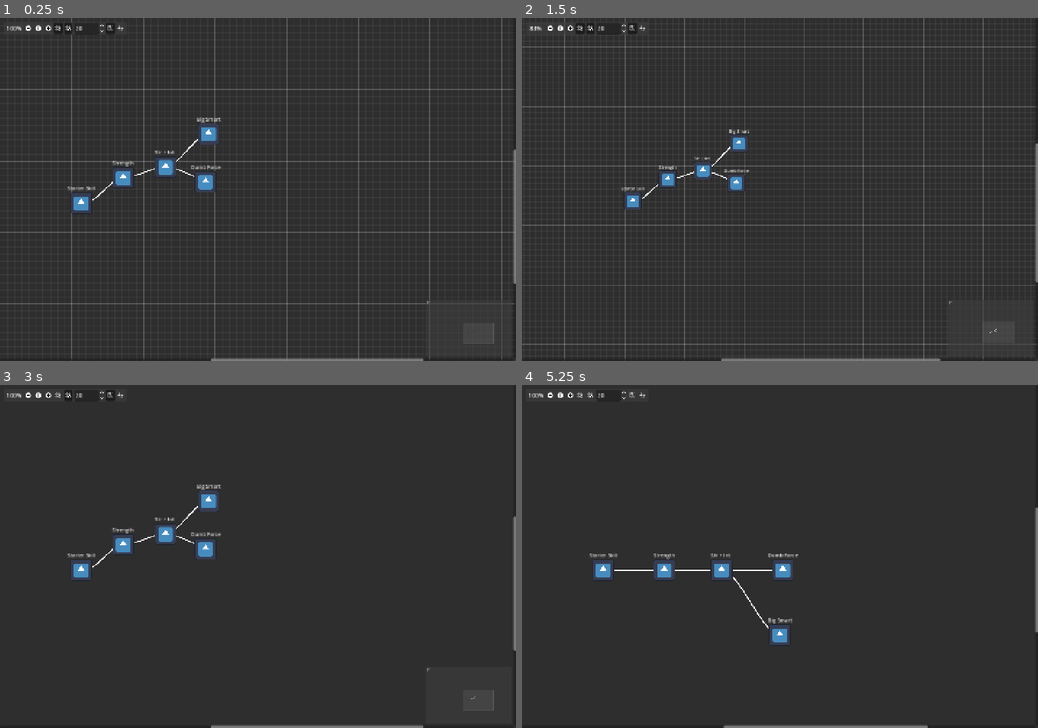
Above: before the commit, frames 1-4 (two rows, left to right).
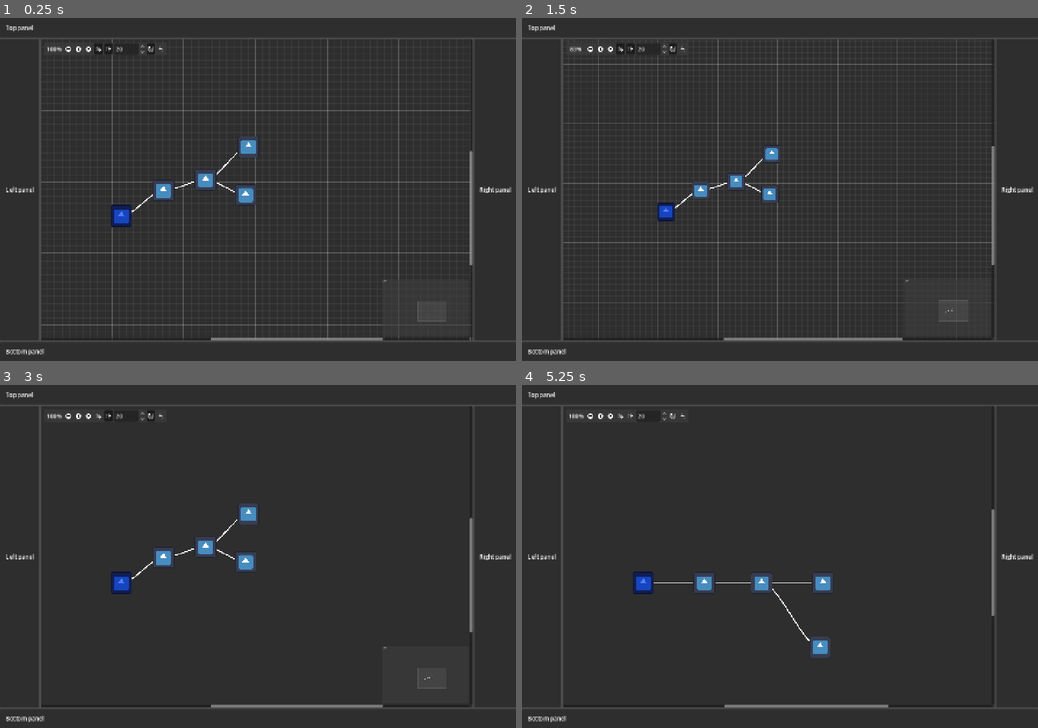
Above: after the commit, the same moments.

Repository: Koaieus/skill-tree-of-life
Game: Godot game, scene res://main.tscn
Two runs of this game, one before a commit and one after it. Both use one fixed random seed, a clock stepped at 60 frames per second and the inputs below. The engine's default icon, where the game draws it, is replaced by a stand-in: a white triangle on a blue panel in a dark square.
Inputs (mouse positions are in pixels of both pictures, inside the frame that each line leads up to; where the layout moved, square brackets give the same spot in the first picture):
- Up to frame 1 (0.25 s): no input
- Up to frame 2 (1.5 s): click (604, 203) at 0.52 s; click (589, 48) [547, 28] at 1.25 s
- Up to frame 3 (3 s): click (87, 415) [46, 395] at 2 s; click (98, 415) [56, 395] at 2.75 s
- Up to frame 4 (5.25 s): click (630, 415) [589, 395] at 3.5 s; click (671, 415) [630, 395] at 4.25 s; click (681, 415) [640, 395] at 5 s

The runs differ from the first frame. In frame 1, 10% of the frame differs, in the area x 0-100%, y 0-100%; in frame 2, 10%; in frame 3, 5.2%; in frame 4, 5.5%.
Error before the commit: Parse Error: Could not parse global class "TreeEntity" from "res://tree_entity.gd". (res://tree_node.gd:5)

Commit message:
Add some panel placeholders around the GUI

Diff:
--- a/main.tscn
+++ b/main.tscn
@@ -67,6 +67,13 @@
 stat_key = ExtResource("8_dg77c")
 metadata/_custom_type_script = "uid://cjce8d5f3u662"
 
+[sub_resource type="Resource" id="Resource_4c57u"]
+script = ExtResource("6_4c57u")
+operation_value = 20
+operation = 10
+stat_key = ExtResource("7_efxa6")
+metadata/_custom_type_script = "uid://cfpnfqaij275b"
+
 [node name="Main" type="Node"]
 
 [node name="Players" type="Node" parent="."]
@@ -75,18 +82,49 @@
 [node name="Player" parent="Players" instance=ExtResource("2_1bvp3")]
 color = Color(0.31512, 0.490913, 1, 1)
 
-[node name="VBoxContainer" type="VBoxContainer" parent="."]
+[node name="GUI" type="VBoxContainer" parent="."]
 anchors_preset = 15
 anchor_right = 1.0
 anchor_bottom = 1.0
 grow_horizontal = 2
 grow_vertical = 2
-size_flags_horizontal = 6
-size_flags_vertical = 6
-
-[node name="TreeGraphEdit" parent="VBoxContainer" instance=ExtResource("4_7mycd")]
+
+[node name="PanelContainerTop" type="PanelContainer" parent="GUI"]
+layout_mode = 2
+
+[node name="MarginContainer" type="MarginContainer" parent="GUI/PanelContainerTop"]
+layout_mode = 2
+theme_override_constants/margin_left = 15
+theme_override_constants/margin_top = 15
+theme_override_constants/margin_right = 15
+theme_override_constants/margin_bottom = 15
+
+[node name="Label" type="Label" parent="GUI/PanelContainerTop/MarginContainer"]
+layout_mode = 2
+text = "Top panel"
+
+[node name="HBoxContainer" type="HBoxContainer" parent="GUI"]
+layout_mode = 2
+size_flags_vertical = 3
+
+[node name="PanelContainerLeft" type="PanelContainer" parent="GUI/HBoxContainer"]
+layout_mode = 2
+
+[node name="MarginContainer" type="MarginContainer" parent="GUI/HBoxContainer/PanelContainerLeft"]
+layout_mode = 2
+theme_override_constants/margin_left = 15
+theme_override_constants/margin_top = 15
+theme_override_constants/margin_right = 15
+theme_override_constants/margin_bottom = 15
+
+[node name="Label" type="Label" parent="GUI/HBoxContainer/PanelContainerLeft/MarginContainer"]
+layout_mode = 2
+text = "Left panel"
+
+[node name="TreeGraphEdit" parent="GUI/HBoxContainer" instance=ExtResource("4_7mycd")]
 unique_name_in_owner = true
 layout_mode = 2
+size_flags_horizontal = 3
 connection_lines_curvature = 0.3
 connections = Array[Dictionary]([{
 "from_node": &"Start",
@@ -114,7 +152,7 @@
 "to_port": 0
 }])
 
-[node name="Start" parent="VBoxContainer/TreeGraphEdit" node_paths=PackedStringArray("owned_by") instance=ExtResource("5_lquwl")]
+[node name="Start" parent="GUI/HBoxContainer/TreeGraphEdit" node_paths=PackedStringArray("owned_by") instance=ExtResource("5_lquwl")]
 self_modulate = Color(1, 1, 1, 0)
 layout_mode = 0
 anchors_preset = 0
@@ -129,10 +167,10 @@
 theme_override_constants/port_h_offset = 30
 position_offset = Vector2(187, 465)
 title = "Starter Skill"
-owned_by = NodePath("../../../Players/Player")
+owned_by = NodePath("../../../../Players/Player")
 modifiers = Array[ExtResource("6_5vw27")]([SubResource("Resource_w48qg"), SubResource("Resource_vivmo"), SubResource("Resource_2cqfq")])
 
-[node name="Strength" parent="VBoxContainer/TreeGraphEdit" instance=ExtResource("5_lquwl")]
+[node name="Strength" parent="GUI/HBoxContainer/TreeGraphEdit" instance=ExtResource("5_lquwl")]
 self_modulate = Color(1, 1, 1, 0)
 layout_mode = 0
 anchors_preset = 0
@@ -149,7 +187,7 @@
 title = "Strength"
 modifiers = Array[ExtResource("6_5vw27")]([SubResource("Resource_dg77c")])
 
-[node name="StrInt" parent="VBoxContainer/TreeGraphEdit" instance=ExtResource("5_lquwl")]
+[node name="StrInt" parent="GUI/HBoxContainer/TreeGraphEdit" instance=ExtResource("5_lquwl")]
 self_modulate = Color(1, 1, 1, 0)
 layout_mode = 0
 anchors_preset = 0
@@ -166,7 +204,7 @@
 title = "Str + Int"
 modifiers = Array[ExtResource("6_5vw27")]([SubResource("Resource_ycdy4"), SubResource("Resource_yaehf")])
 
-[node name="BigInt" parent="VBoxContainer/TreeGraphEdit" instance=ExtResource("5_lquwl")]
+[node name="BigInt" parent="GUI/HBoxContainer/TreeGraphEdit" instance=ExtResource("5_lquwl")]
 self_modulate = Color(1, 1, 1, 0)
 layout_mode = 0
 anchors_preset = 0
@@ -183,7 +221,7 @@
 title = "Big Smart"
 modifiers = Array[ExtResource("6_5vw27")]([SubResource("Resource_074og"), SubResource("Resource_cegan")])
 
-[node name="Dumb Force" parent="VBoxContainer/TreeGraphEdit" instance=ExtResource("5_lquwl")]
+[node name="Dumb Force" parent="GUI/HBoxContainer/TreeGraphEdit" instance=ExtResource("5_lquwl")]
 self_modulate = Color(1, 1, 1, 0)
 layout_mode = 0
 anchors_preset = 0
@@ -198,6 +236,35 @@
 theme_override_constants/port_h_offset = 64
 position_offset = Vector2(532, 406)
 title = "Dumb Force"
+modifiers = Array[ExtResource("6_5vw27")]([SubResource("Resource_4c57u"), SubResource("Resource_cegan")])
+
+[node name="PanelContainerRight" type="PanelContainer" parent="GUI/HBoxContainer"]
+layout_mode = 2
+
+[node name="MarginContainer" type="MarginContainer" parent="GUI/HBoxContainer/PanelContainerRight"]
+layout_mode = 2
+theme_override_constants/margin_left = 15
+theme_override_constants/margin_top = 15
+theme_override_constants/margin_right = 15
+theme_override_constants/margin_bottom = 15
+
+[node name="Label" type="Label" parent="GUI/HBoxContainer/PanelContainerRight/MarginContainer"]
+layout_mode = 2
+text = "Right panel"
+
+[node name="PanelContainerBottom" type="PanelContainer" parent="GUI"]
+layout_mode = 2
+
+[node name="MarginContainer" type="MarginContainer" parent="GUI/PanelContainerBottom"]
+layout_mode = 2
+theme_override_constants/margin_left = 15
+theme_override_constants/margin_top = 15
+theme_override_constants/margin_right = 15
+theme_override_constants/margin_bottom = 15
+
+[node name="Label" type="Label" parent="GUI/PanelContainerBottom/MarginContainer"]
+layout_mode = 2
+text = "Bottom panel"
 
 [node name="Skills" parent="." instance=ExtResource("7_5vw27")]
 visible = false
@@ -205,19 +272,16 @@
 [node name="Strength" parent="Skills" index="0"]
 visible = false
 self_modulate = Color(1, 1, 1, 0)
-anchors_preset = 0
 theme_override_constants/port_h_offset = 64
 
 [node name="StrInt" parent="Skills" index="1"]
 visible = false
 self_modulate = Color(1, 1, 1, 0)
-anchors_preset = 0
 theme_override_constants/port_h_offset = 64
 
 [node name="BigInt" parent="Skills" index="2"]
 visible = false
 self_modulate = Color(1, 1, 1, 0)
-anchors_preset = 0
 theme_override_constants/port_h_offset = 64
 
 [editable path="Skills"]
--- a/skills.tscn
+++ b/skills.tscn
@@ -58,6 +58,7 @@
 
 [node name="Strength" parent="." instance=ExtResource("1_ne31x")]
 layout_mode = 2
+anchors_preset = 0
 offset_right = 128.0
 offset_bottom = 128.0
 title = "Strength"
@@ -65,6 +66,7 @@
 
 [node name="StrInt" parent="." instance=ExtResource("1_ne31x")]
 layout_mode = 2
+anchors_preset = 0
 offset_left = 144.0
 offset_right = 272.0
 offset_bottom = 128.0
@@ -73,6 +75,7 @@
 
 [node name="BigInt" parent="." instance=ExtResource("1_ne31x")]
 layout_mode = 2
+anchors_preset = 0
 offset_left = 288.0
 offset_right = 416.0
 offset_bottom = 128.0
--- a/stat_system/modifier/incremental_stat_modifier.gd
+++ b/stat_system/modifier/incremental_stat_modifier.gd
@@ -6,7 +6,7 @@
 func get_operation_value() -> float:
 	return operation_value / 100.
 
-func apply(value: float, stat: NumberStat):
+func apply(value: float, stat: IntStat):
 	match operation:
 		Operation.ADD:
 			stat._multiplier += _operation_value * apply_count
--- a/tree_entity.gd
+++ b/tree_entity.gd
@@ -13,4 +13,7 @@
 	pass
 
 func allocate_skill_node(skill_node: TreeNode) -> bool:
-	if
+	return false
+
+func deallocate_skill_node(skill_node: TreeNode) -> bool:
+	return false
--- a/tree_entity.tscn
+++ b/tree_entity.tscn
@@ -51,7 +51,6 @@
 
 [node name="TreeEntity" type="Node"]
 script = ExtResource("1_fgaco")
-color = null
 
 [node name="EntityStatsManager" type="Node" parent="."]
 script = ExtResource("2_elqwa")
Not shown: 1 places in main.tscn that only renumber resources
